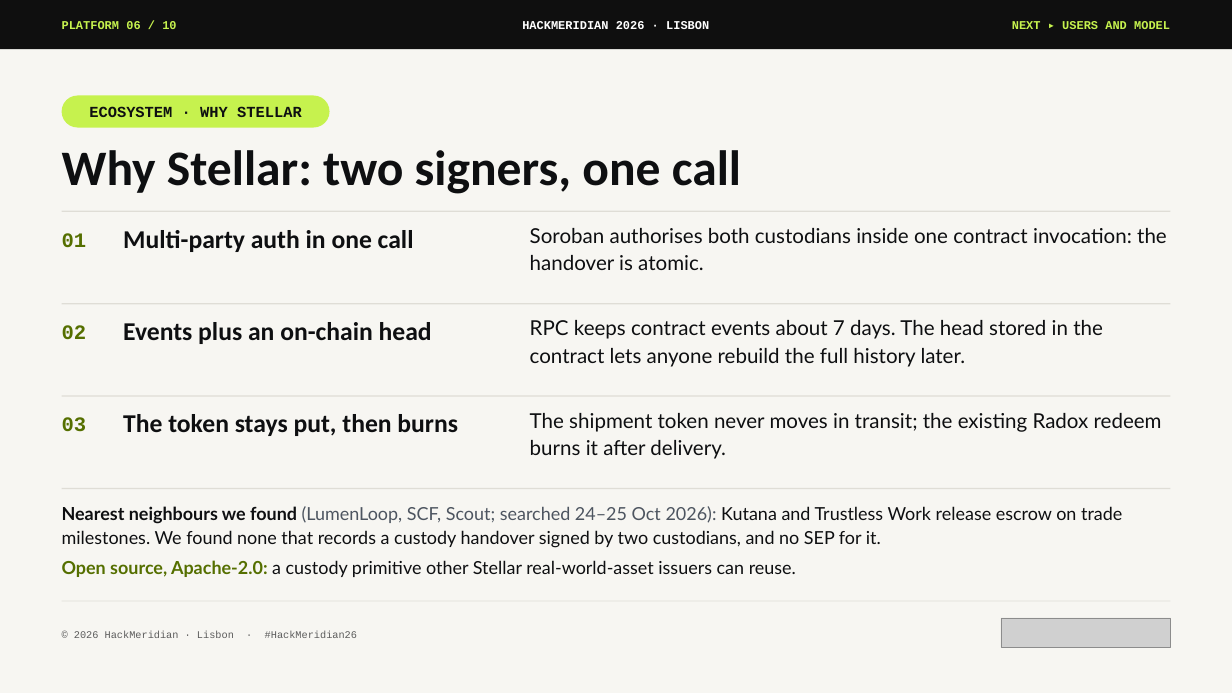
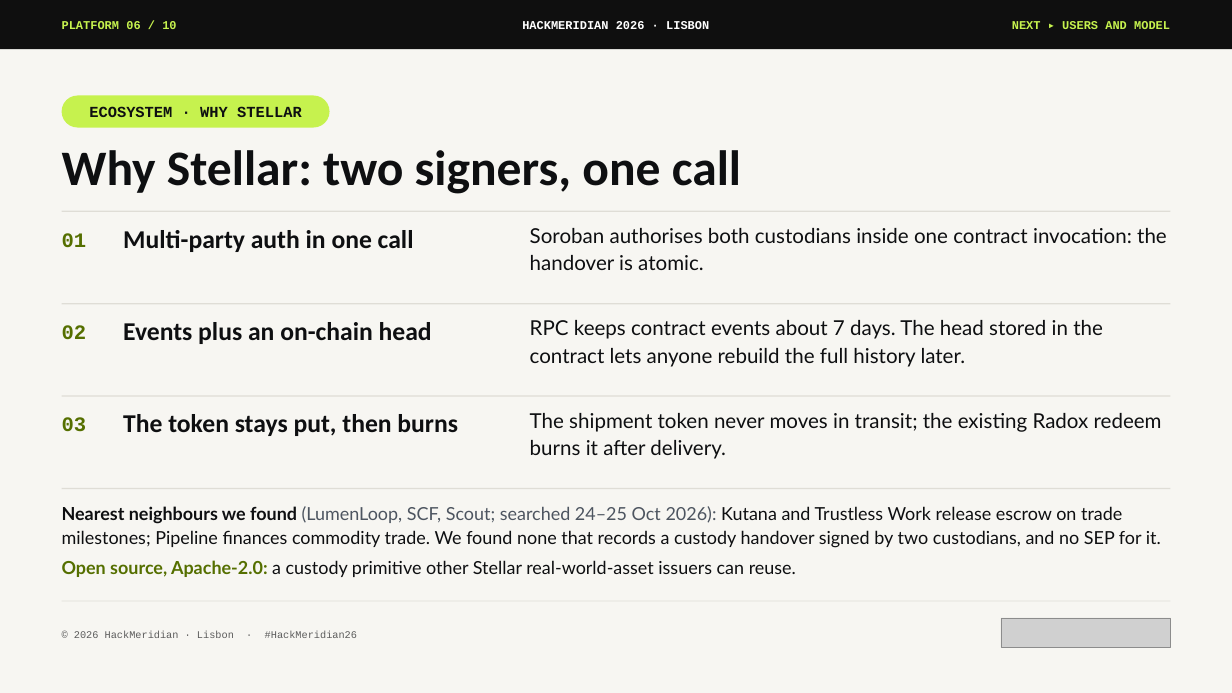
Before and after one commit to pwsaragossy/hackmeridian-cos, a slide deck: slide 6 of projects/hackmeridian-rail/deck/radox-custody-rail.pptx. Drawn at 1232x693 pixels with LibreOffice and Linux fonts; fonts in the diff are those of the drawing; grey boxes stand for pictures. Boxes give left, top, right and bottom in pixels: in the first picture for what was removed or moved away, otherwise in the second. Text is boxed around its words. In the diff, an @@ line names an element or a change of style, - is before the commit and + after.

```diff
--- a/projects/hackmeridian-rail/deck/radox-custody-rail.pptx
+++ b/projects/hackmeridian-rail/deck/radox-custody-rail.pptx
@@ text at (x1=62, y1=506, x2=1161, y2=548): text changed @@
-Nearest neighbours we found (LumenLoop, SCF, Scout; searched 24–25 Oct 2026): Kutana and Trustless Work release escrow on trade milestones. We found none that records a custody handover signed by two custodians, and no SEP for it.
+Nearest neighbours we found (LumenLoop, SCF, Scout; searched 24–25 Oct 2026): Kutana and Trustless Work release escrow on trade milestones; Pipeline finances commodity trade. We found none that records a custody handover signed by two custodians, and no SEP for it.
```
Also in this commit, not shown: 3 other slides changed, 3 other files.
